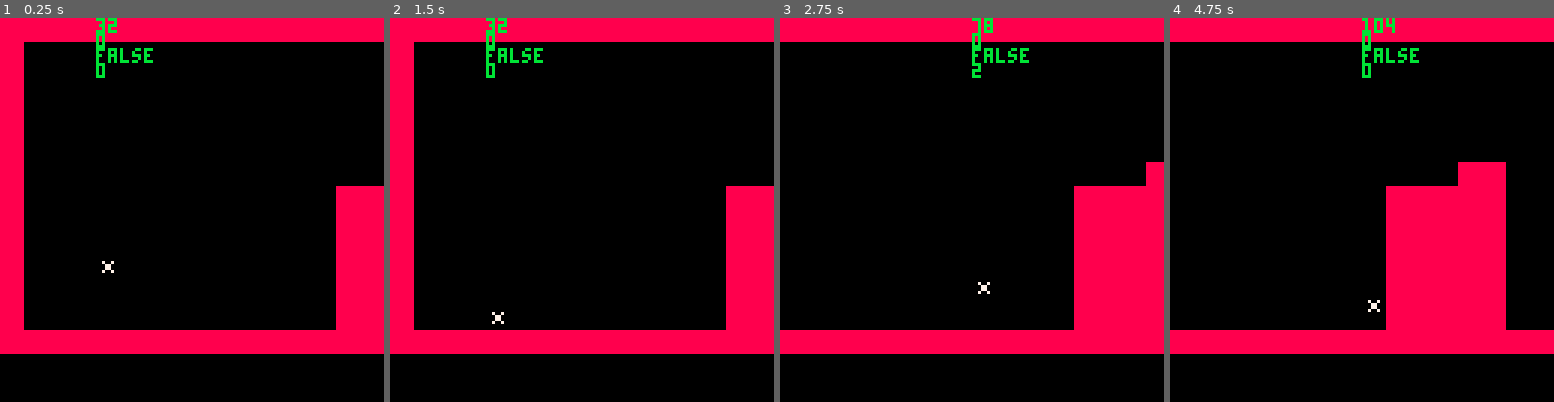
Above: before the commit, frames 1-4 (left to right).
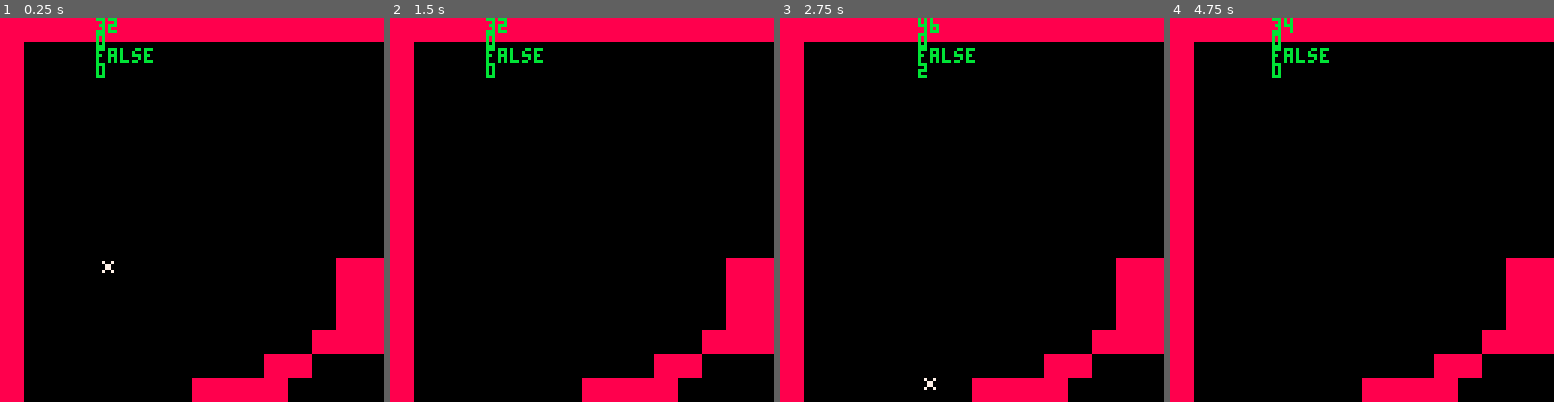
Above: after the commit, the same moments.

Repository: pratik2709/anotherPlatformer
Game: PICO-8 cartridge player.p8
The game is run twice, just before and just after one commit, with the same random seed, the same clock (stepped at 60 frames per second) and the same inputs.
Inputs:
- Up to frame 1 (0.25 s): no input
- Up to frame 2 (1.5 s): tap O (Z key) at 0.7 s
- Up to frame 3 (2.75 s): hold Right 1.6-2.1 s; tap O (Z key) at 1.7, 2.1, 2.5 s; hold Right from 2.47 s (still down)
- Up to frame 4 (4.75 s): tap O (Z key) every 0.4 s from 2.9 to 4.5 s; release Right at 3.03 s; hold Left 3.08-3.58 s; hold Right 4.02-4.68 s

The runs differ from the first frame. In frame 1, 10% of the frame differs, in the area x 0-100%, y 43-100%; in frame 2, 10%; in frame 3, 20%; in frame 4, 29%, in the area x 0-100%, y 0-100%.

Commit message:
gfx update

Diff:
--- a/player.p8
+++ b/player.p8
@@ -295,7 +295,8 @@
 end
 
 --animation
-function anim(actor)
+function anim(actor, start_frame, number_of_frames,
+ anim_speed, flipper)
  -- do something
 end
 
@@ -445,15 +446,22 @@
 __map__
 0101010101010101010101010101010101010101010101010101010000000000000000000000000000000000000000000000000000000000000000000000000000000000000000000000000000000000000000000000000000000000000000000000000000000000000000000000000000000000000000000000000000000000
 0100000000000000000000000000000000000000000000000000000000000000000000000000000000000000000000000000000000000000000000000000000000000000000000000000000000000000000000000000000000000000000000000000000000000000000000000000000000000000000000000000000000000000
-0100000000000000000000000000000000000000000000000000000000000000000000000000000000000000000000000000000000000000000000000000000000000000000000000000000000000000000000000000000000000000000000000000000000000000000000000000000000000000000000000000000000000000
-0100000000000000000000000000000000000000000000000000000000000000000000000000000000000000000000000000000000000000000000000000000000000000000000000000000000000000000000000000000000000000000000000000000000000000000000000000000000000000000000000000000000000000
-0100000000000000000000000000000000000000000000000000000000000000000000000000000000000000000000000000000000000000000000000000000000000000000000000000000000000000000000000000000000000000000000000000000000000000000000000000000000000000000000000000000000000000
+0100000000000000000000000000000000000000000000000100000000000000000000000000000000000000000000000000000000000000000000000000000000000000000000000000000000000000000000000000000000000000000000000000000000000000000000000000000000000000000000000000000000000000
+0100000000000000000000000000000000000000000101010000000000000000000000000000000000000000000000000000000000000000000000000000000000000000000000000000000000000000000000000000000000000000000000000000000000000000000000000000000000000000000000000000000000000000
+0100000000000000000000000000000000000000010101010000000000000000000000000000000000000000000000000000000000000000000000000000000000000000000000000000000000000000000000000000000000000000000000000000000000000000000000000000000000000000000000000000000000000000
 0100000000000000000000000000000000000000000000000001010000000000000000000000000000000000000000000000000000000000000000000000000000000000000000000000000000000000000000000000000000000000000000000000000000000000000000000000000000000000000000000000000000000000
-0100000000000000000000000000000000010100000000000101010000000000000000000000000000000000000000000000000000000000000000000000000000000000000000000000000000000000000000000000000000000000000000000000000000000000000000000000000000000000000000000000000000000000
-0100000000000000000000000000010101010100000000000101010000000000000000000000000000000000000000000000000000000000000000000000000000000000000000000000000000000000000000000000000000000000000000000000000000000000000000000000000000000000000000000000000000000000
-0102020202020202020202020202010101010100000000000101010000000000000000000000000000000000000000000000000000000000000000000000000000000000000000000000000000000000000000000000000000000000000000000000000000000000000000000000000000000000000000000000000000000000
+0100000000000000000000000000020202020201000000000101010000000000000000000000000000000000000000000000000000000000000000000000000000000000000000000000000000000000000000000000000000000000000000000000000000000000000000000000000000000000000000000000000000000000
+0100000000000000000000020202020202010101010000000101010000000000000000000000000000000000000000000000000000000000000000000000000000000000000000000000000000000000000000000000000000000000000000000000000000000000000000000000000000000000000000000000000000000000
+0102020202020202020202020202020202020202020000000101010000000000000000000000000000000000000000000000000000000000000000000000000000000000000000000000000000000000000000000000000000000000000000000000000000000000000000000000000000000000000000000000000000000000
+0100000000000000000000000202020202020202020000000001010000000000000000000000000000000000000000000000000000000000000000000000000000000000000000000000000000000000000000000000000000000000000000000000000000000000000000000000000000000000000000000000000000000000
 0100000000000000000000000000010101010100000000000001010000000000000000000000000000000000000000000000000000000000000000000000000000000000000000000000000000000000000000000000000000000000000000000000000000000000000000000000000000000000000000000000000000000000
 0100000000000000000000000000010101010100000000000001010000000000000000000000000000000000000000000000000000000000000000000000000000000000000000000000000000000000000000000000000000000000000000000000000000000000000000000000000000000000000000000000000000000000
 0100000000000000000000000000010101010100000000000001010000000000000000000000000000000000000000000000000000000000000000000000000000000000000000000000000000000000000000000000000000000000000000000000000000000000000000000000000000000000000000000000000000000000
-0100000000000000000000000000010101010100000000000001010000000000000000000000000000000000000000000000000000000000000000000000000000000000000000000000000000000000000000000000000000000000000000000000000000000000000000000000000000000000000000000000000000000000
-0101010101010101010101010101010101010101010101010101010000000000000000000000000000000000000000000000000000000000000000000000000000000000000000000000000000000000000000000000000000000000000000000000000000000000000000000000000000000000000000000000000000000000
+0102020202020202020202020201010101010101010101010101010000000000000000000000000000000000000000000000000000000000000000000000000000000000000000000000000000000000000000000000000000000000000000000000000000000000000000000000000000000000000000000000000000000000
+0100000000000000000000010100000000000000000000000000000000000000000000000000000000000000000000000000000000000000000000000000000000000000000000000000000000000000000000000000000000000000000000000000000000000000000000000000000000000000000000000000000000000000
+0100000000000000010101010000000000000000000000000000000000000000000000000000000000000000000000000000000000000000000000000000000000000000000000000000000000000000000000000000000000000000000000000000000000000000000000000000000000000000000000000000000000000000
+0100000000000101010101000000000000000000000000000000000000000000000000000000000000000000000000000000000000000000000000000000000000000000000000000000000000000000000000000000000000000000000000000000000000000000000000000000000000000000000000000000000000000000
+0100000000010101010000000000000000000000000000000000000000000000000000000000000000000000000000000000000000000000000000000000000000000000000000000000000000000000000000000000000000000000000000000000000000000000000000000000000000000000000000000000000000000000
+0100000101010100000000000000000000000000000000000000000000000000000000000000000000000000000000000000000000000000000000000000000000000000000000000000000000000000000000000000000000000000000000000000000000000000000000000000000000000000000000000000000000000000
+0101010100000000000000000000000000000000000000000000000000000000000000000000000000000000000000000000000000000000000000000000000000000000000000000000000000000000000000000000000000000000000000000000000000000000000000000000000000000000000000000000000000000000
+0000000100000000000000000000000000000000000000000000000000000000000000000000000000000000000000000000000000000000000000000000000000000000000000000000000000000000000000000000000000000000000000000000000000000000000000000000000000000000000000000000000000000000
